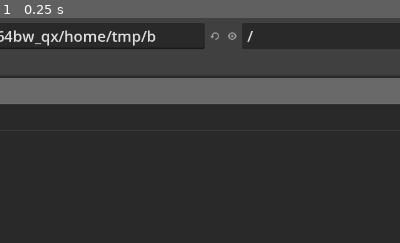
Above: before the commit, frame 1.
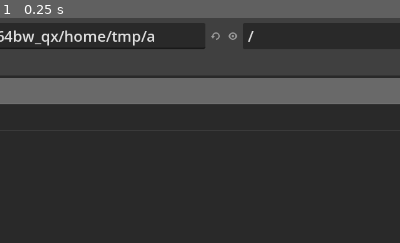
Above: after the commit, the same moment.

Repository: noi-techpark/sfscon-pdf-downloader
Game: Godot game, scene res://src/Main.tscn
The game is run twice, just before and just after one commit, with the same random seed, the same clock (stepped at 60 frames per second) and the same inputs.
Inputs:
- Up to frame 1 (0.25 s): no input
The pictures show only the part of the screen within x 24-74%, y 0-50%; the shares and areas given below are measured in that part.

The runs differ from the first frame. In frame 1, 0.1% of the frame differs, in the area x 36-64%, y 5-14%.

Commit message:
rearrange UI

Diff:
--- a/app/src/Main.gd
+++ b/app/src/Main.gd
@@ -92,10 +92,10 @@
 			var day:String = line[WEBSITE_DATE_INDEX]
 			counter_total += 1
 			if not data.has(id):
-				log_error("No match found for: \n" + line[WEBSITE_TITLE_INDEX])
+				print("No match found for: \n" + line[WEBSITE_TITLE_INDEX])
 			elif pdf_link.begins_with("https://www.sfscon.it/wp-content/uploads/"):
 				data[id]["pdf_link"] = pdf_link
-				data[id]["name"] = line[WEBSITE_NAME_INDEX]
+				data[id]["speaker"] = line[WEBSITE_NAME_INDEX]
 				data[id]["time"] = line[WEBSITE_TIME_INDEX].substr(0,5).replace(":", "")
 				data[id]["day"] = _get_day(day)
 				counter_pdf += 1
@@ -114,11 +114,11 @@
 				print(error)
 			await http.request_completed
 		else:
-			log_error("No PDF found for: \n" + data[id]["title"])
+			errors.append_text(data[id]["title"] + "\n\n")
 
 func _request_completed(result, response_code, headers, body:PackedByteArray, talk:Dictionary) -> void:
 	if talk["track"].length() == 0:
-		log_error("Talk with no room assigned: \n" + talk["title"])
+		print("Talk with no room assigned: \n" + talk["title"])
 		counter_done += 1
 		return
 
@@ -126,7 +126,7 @@
 	var path:String = _prepare_dir(pdf_path, dir_name)
 	var title:String = talk["title"]
 
-	var file_name:String = "%s/%s - %s.pdf"%[path, talk["time"], talk["name"]]
+	var file_name:String = "%s/%s - %s.pdf"%[path, talk["time"], talk["speaker"]]
 	# remove new lines, double points and tabs
 	file_name = file_name.replace("..",".").replace("\n"," ").replace("\t","")
 	print(file_name)
@@ -147,9 +147,6 @@
 		return DAY_MAPPING[day]
 	return "TBD"
 
-func log_error(error:String) -> void:
-	errors.append_text(error + "\n\n")
-
 func _save_pdf_path(path:String) -> void:
 	pdf_path = path + "/"
 	config.set_value("settings", "pdf_path", pdf_path)
--- a/app/src/Main.tscn
+++ b/app/src/Main.tscn
@@ -37,10 +37,6 @@
 grow_vertical = 2
 theme_override_constants/separation = 10
 
-[node name="Errors" type="RichTextLabel" parent="Result"]
-layout_mode = 2
-size_flags_vertical = 3
-
 [node name="Statistics" type="Label" parent="Result"]
 custom_minimum_size = Vector2(200, 0)
 layout_mode = 2
@@ -55,6 +51,20 @@
 [node name="ProgressBar" type="ProgressBar" parent="Result"]
 layout_mode = 2
 step = 1.0
+
+[node name="HSeparator" type="HSeparator" parent="Result"]
+modulate = Color(1, 1, 1, 0)
+custom_minimum_size = Vector2(0, 10)
+layout_mode = 2
+
+[node name="ErrorsLabel" type="Label" parent="Result"]
+custom_minimum_size = Vector2(200, 0)
+layout_mode = 2
+text = "TALKS WITH NO PDF"
+
+[node name="Errors" type="RichTextLabel" parent="Result"]
+layout_mode = 2
+size_flags_vertical = 3
 
 [node name="Restart" type="Button" parent="."]
 layout_mode = 1
